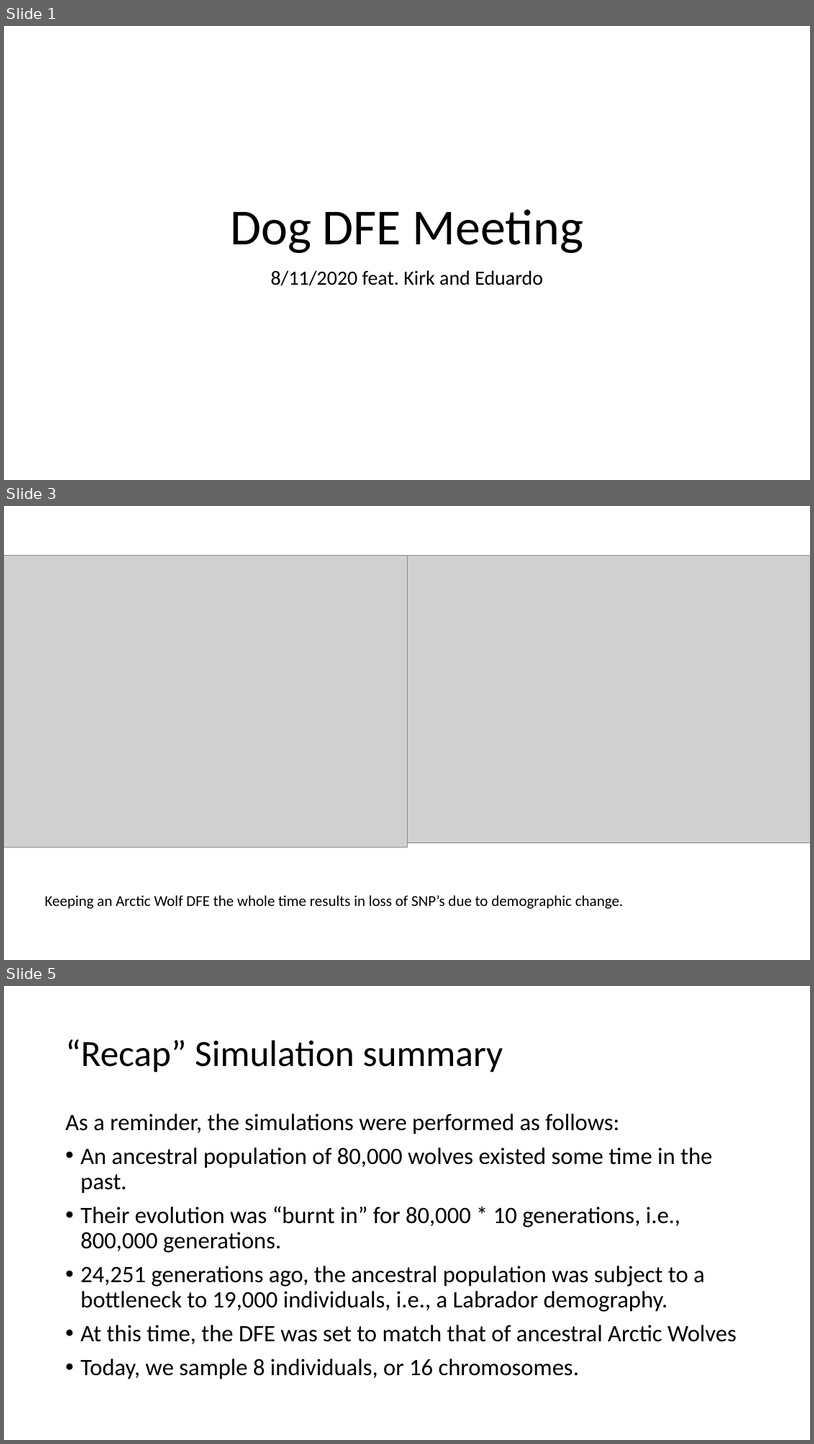
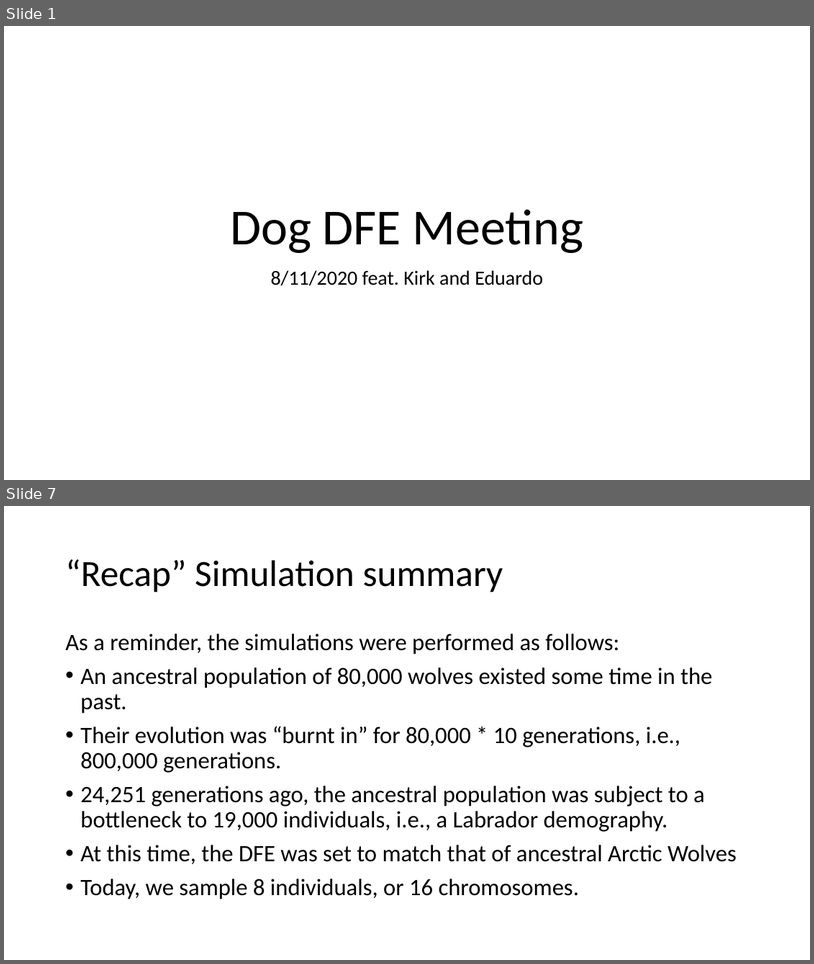
Before and after one commit to jon-mah/lohmueller_lab, a slide deck: 2020_08_25_dog_dfe_meeting.pptx. Shown one above the other, each under a label of ours: slides 1, 3 and 5 before the commit, slides 1 and 7 after it; the slides between them are not shown. The pictures are 814x1444 and 814x964 pixels, drawn with LibreOffice and Linux fonts; fonts in the diff are those of the drawing; grey boxes stand for pictures. Boxes give left, top, right and bottom in pixels: in the first picture for what was removed or moved away, otherwise in the second. Text is boxed around its words. In the diff, an @@ line names an element or a change of style, - is before the commit and + after.

```diff
--- a/2020_08_25_dog_dfe_meeting.pptx
+++ b/2020_08_25_dog_dfe_meeting.pptx
@@ slide 3 removed at (4, 506, 810, 960), background #FFFFFF @@
@@ picture removed at (4, 555, 407, 847) @@
@@ picture removed at (407, 555, 810, 843) @@
@@ text removed at (45, 895, 623, 908) @@
-Keeping an Arctic Wolf DFE the whole time results in loss of SNP’s due to demographic change.
@@ what was slide 5 is now slide 7 @@
```
Also in this commit, not shown: 6 slides added, 2 other slides removed, 16 other files.
